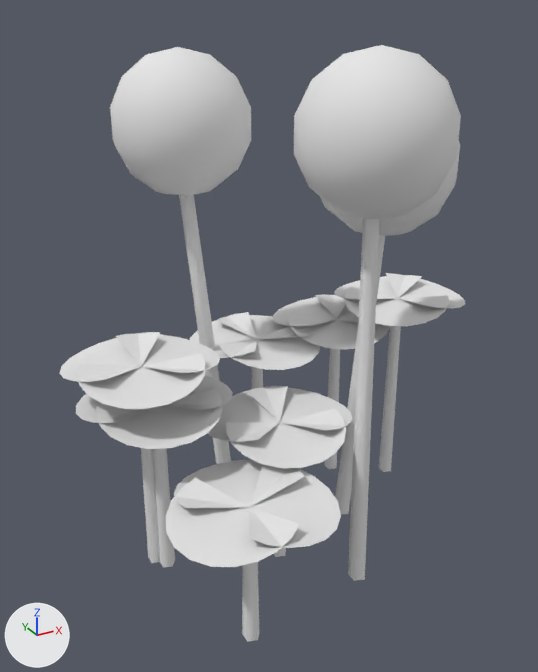
The FBX model unity/Assets/Art/Models/Park_WhiteClover.fbx as it was, and as the next commit left it.
Rendered twice from a camera (50 mm lens) standing at (-1.47, -2.71, 2.46) and looking at (0.05, 0.06, 1.08). Every picture has the same lights, and +X, +Y and +Z are marked at lower left. The picture after the commit comes second. Where no turn or scale is listed for an object, it has been applied to the vertices. Vertices at exactly the same position are counted once.

Script lines for the objects in view, before the commit:
```python
me_park_whiteclover = bpy.data.meshes.new('Park_WhiteClover')
me_park_whiteclover.from_pydata(...)  # 875 vertices, 806 faces; spans x -0.87..1.31, y -0.83..0.8, z -0.05..2.34
me_park_whiteclover.materials.append(mat_vertexcolor)  # white #e7e7e7
ob_park_whiteclover = bpy.data.objects.new('Park_WhiteClover', me_park_whiteclover)
ob_park_whiteclover.location = (0.0, 0.0, 0.0)
```
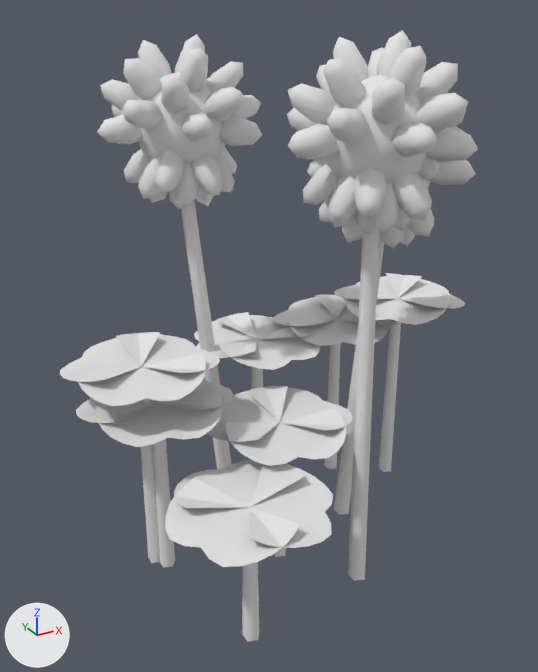
Edits to the bpy script that builds the scene:
```text
Change me_park_whiteclover:
    used by ob_park_whiteclover; location = (0.0, 0.0, 0.0)
    remove me_park_whiteclover.from_pydata(...)  # 875 vertices, 806 faces; spans x -0.87..1.31, y -0.83..0.8, z -0.05..2.34
    add me_park_whiteclover.from_pydata(...)  # 3731 vertices, 4022 faces; spans x -0.87..1.3, y -0.83..0.86, z -0.05..2.39
    me_park_whiteclover part 1: a new loose piece, a UV sphere (10 segments, 6 rings, poles along z) spanning x -0.38..0.06, y 0.28..0.69, z 1.77..2.21, in mat_vertexcolor (white #e7e7e7)
    me_park_whiteclover part 2: the loose piece of 74 vertices spanning x -0.03..0.59, y -0.67..-0.05, z 1.7..2.34 is rebuilt with 52 vertices and now spans x 0.06..0.5, y -0.57..-0.15, z 1.8..2.24
    me_park_whiteclover part 3: 148 vertices removed from x -0.47..0.82, y -0.44..0.8, z 1.55..2.31; 2040 vertices added at x -0.54..0.87, y -0.74..0.86, z 1.49..2.39
    me_park_whiteclover part 4: 64 vertices moved from x -0.82..1.18, y -0.8..0.76, z 0.62..1.07 to x -0.82..1.19, y -0.79..0.75, z 0.63..1.08; 310 vertices removed from x -0.87..1.31, y -0.82..0.79, z 0.62..1.07; 1192 vertices added at x -0.87..1.3, y -0.83..0.79, z 0.62..1.08
    other edits to the shape of me_park_whiteclover do not show in these pictures
```

What differs and where, as boxes [x1, y1, x2, y2] in the pictures (538 x 672 px):
'Park_WhiteClover', reshaped
    before: [60, 45, 465, 642]
    after: [60, 30, 478, 642]
part 1 of me_park_whiteclover, added
    after: [138, 72, 225, 165]
part 2 of me_park_whiteclover, rebuilt
    before: [294, 45, 461, 219]
    after: [324, 74, 428, 184]
part 3 of me_park_whiteclover, reshaped
    before: [110, 47, 460, 236]
    after: [97, 30, 478, 249]
part 4 of me_park_whiteclover, built on
    both: [60, 273, 465, 567]
